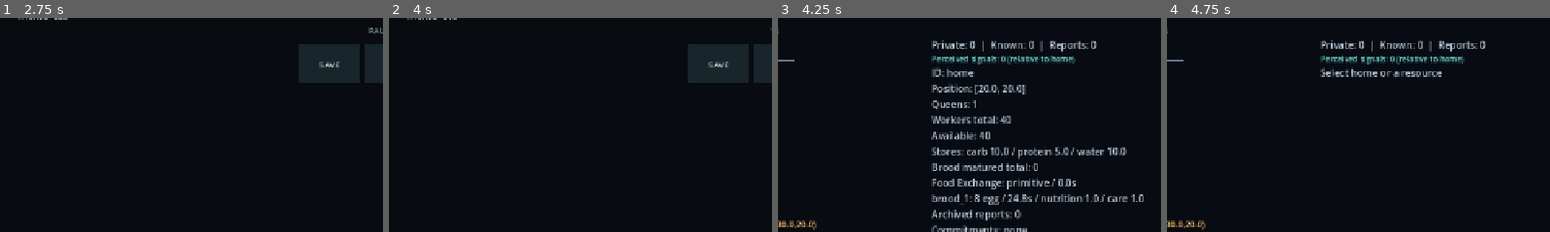
Above: before the commit, frames 1-4 (left to right).
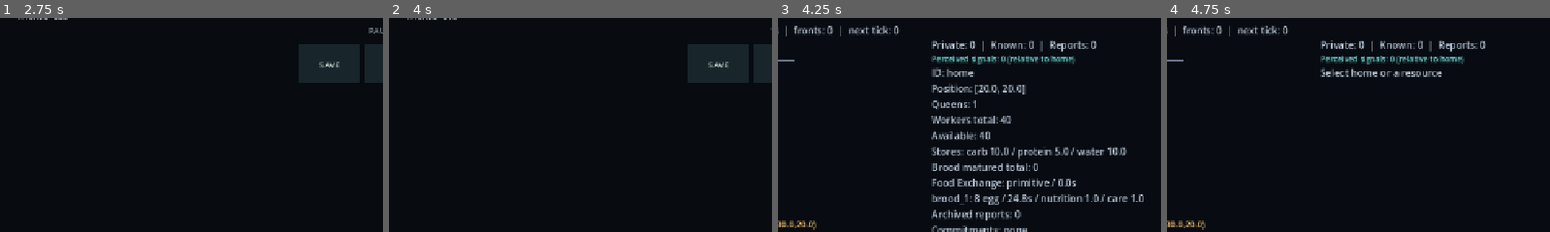
Above: after the commit, the same moments.

Repository: tellesus/Antzenpile
Game: Godot game, scene res://scenes/main/main.tscn
The game is run twice, just before and just after one commit, with the same random seed, the same clock (stepped at 60 frames per second) and the same inputs.
Inputs (mouse positions are % of the whole screen's width and height, from its top left):
- Up to frame 1 (2.75 s): tap Enter at 0.5, 2 s; move the mouse to (72, 45) at 0.52 s; press the mouse at (72, 45) at 0.53 s; release the mouse at (72, 45) at 1.25 s; tap Space (pause) at 1.25 s; drag from (29, 55) to (45, 70) at 1.27 s; move the mouse to (60, 27) at 2.02 s; hold 3 (time_16) from 2.03 s (still down); click (60, 27) at 2.3 s
- Up to frame 2 (4 s): release 3 (time_16) at 2.75 s; tap Space (pause) at 2.75 s; drag from (45, 70) to (19, 34) at 2.77 s; tap Enter at 3.5 s; move the mouse to (80, 65) at 3.52 s; press the mouse at (80, 65) at 3.53 s
- Up to frame 3 (4.25 s): tap F3 (debug_world) at 4.15 s
- Up to frame 4 (4.75 s): release the mouse at (80, 65) at 4.25 s; drag from (19, 34) to (34, 24) at 4.27 s
The pictures show only the part of the screen within x 44-94%, y 4-54%; the shares and areas given below are measured in that part.

Frames 1-2 are identical in both runs. In frame 3, 0.5% of the frame differs, in the area x 2-32%, y 3-9%; in frame 4, 0.5%.

Commit message:
task 035: recur rain after the first front

Diff:
--- a/data/weather/default_rain.tres
+++ b/data/weather/default_rain.tres
@@ -6,6 +6,7 @@
 script = ExtResource("rain")
 duration_seconds = 60.0
 water_per_second = 0.05
+dry_interval_ticks = 2400
 exposed_chemical_half_life_seconds = 12.0
 minimum_successful_workers = 5
 sheltered_max_exposure = 0.25
--- a/src/core/run_state.gd
+++ b/src/core/run_state.gd
@@ -128,7 +128,7 @@
 	if not data.trails is Dictionary or not restored_trails.restore(data.trails, restored_colony, restored_knowledge, restored_world):
 		return false
 	var restored_rain := Rain.new()
-	if not data.rain is Dictionary or not restored_rain.restore(data.rain):
+	if not data.rain is Dictionary or not restored_rain.restore(data.rain, restored_clock.tick_count):
 		return false
 	if not data.clock is Dictionary or not clock.restore(data.clock):
 		return false
--- a/src/debug/debug_world_view.gd
+++ b/src/debug/debug_world_view.gd
@@ -62,7 +62,7 @@
 	draw_rect(Rect2(Vector2.ZERO, size), Color("080c12"))
 	_label(Vector2(24, 34), "DEBUG: WORLD TRUTH", Color("ffd183"), 24)
 	var data: Dictionary = model.snapshot
-	_label(Vector2(24, 62), "Seed %s  |  time %.2fs  |  %sx  |  paused: %s  |  rain: %s / %.0fs" % [data.seed, data.clock.time, data.clock.scale, data.clock.paused, data.rain.phase, data.rain.elapsed_seconds])
+	_label(Vector2(24, 62), "Seed %s  |  time %.2fs  |  %sx  |  paused: %s  |  rain: %s / %.0fs  |  fronts: %d  |  next tick: %s" % [data.seed, data.clock.time, data.clock.scale, data.clock.paused, data.rain.phase, data.rain.elapsed_seconds, data.rain.fronts_completed, data.rain.next_start_tick])
 	_label(Vector2(24, 86), "F3 hide  |  select a marker  |  meters: east +x, south +y")
 	var carried: int = 0
 	for scout: Dictionary in data.scouts:
--- a/src/sim/weather/rain_config.gd
+++ b/src/sim/weather/rain_config.gd
@@ -3,6 +3,7 @@
 
 @export var duration_seconds: float = 60.0
 @export var water_per_second: float = 0.05
+@export_range(1, 1000000, 1) var dry_interval_ticks: int = 2400
 @export var exposed_chemical_half_life_seconds: float = 12.0
 @export var minimum_successful_workers: int = 5
 @export_range(0.0, 1.0) var sheltered_max_exposure: float = 0.25
--- a/src/sim/weather/rain_state.gd
+++ b/src/sim/weather/rain_state.gd
@@ -1,17 +1,20 @@
 class_name RainState
 extends RefCounted
-## One slice event; all time is simulated fixed-tick time.
+## First front waits for established traffic; later fronts follow saved clock ticks.
 
 const CONFIG = preload("res://data/weather/default_rain.tres")
 var phase: String = "waiting"
 var elapsed_seconds: float = 0.0
+var fronts_completed: int = 0
+var next_start_tick: int = 0
 
 
 func to_dict() -> Dictionary:
-	return {"phase": phase, "elapsed_seconds": elapsed_seconds}
+	return {"phase": phase, "elapsed_seconds": elapsed_seconds,
+		"fronts_completed": fronts_completed, "next_start_tick": str(next_start_tick)}
 
 
-func restore(data: Dictionary) -> bool:
+func restore(data: Dictionary, current_tick: int = 0) -> bool:
 	if not data.has_all(["phase", "elapsed_seconds"]) or not data.phase is String or not data.phase in ["waiting", "raining", "finished"]:
 		return false
 	if not typeof(data.elapsed_seconds) in [TYPE_INT, TYPE_FLOAT] or not is_finite(float(data.elapsed_seconds)):
@@ -21,6 +24,15 @@
 		return false
 	if data.phase == "waiting" and elapsed != 0.0 or data.phase == "raining" and elapsed >= CONFIG.duration_seconds or data.phase == "finished" and elapsed != CONFIG.duration_seconds:
 		return false
+	var completed: Variant = data.get("fronts_completed", 1 if data.phase == "finished" else 0)
+	var next_tick_value: Variant = data.get("next_start_tick", str(current_tick + CONFIG.dry_interval_ticks) if data.phase == "finished" else "0")
+	if not typeof(completed) in [TYPE_INT, TYPE_FLOAT] or not is_finite(float(completed)) or completed < 0 or float(completed) != int(completed) or not next_tick_value is String or not next_tick_value.is_valid_int() or str(next_tick_value.to_int()) != next_tick_value:
+		return false
+	var next_tick: int = next_tick_value.to_int()
+	if next_tick < 0 or (data.phase == "waiting" and (completed != 0 or next_tick != 0)) or (data.phase == "raining" and next_tick != 0) or (data.phase == "finished" and (completed < 1 or next_tick <= current_tick)):
+		return false
 	phase = data.phase
 	elapsed_seconds = elapsed
+	fronts_completed = completed
+	next_start_tick = next_tick
 	return true
--- a/src/sim/weather/rain_system.gd
+++ b/src/sim/weather/rain_system.gd
@@ -15,7 +15,12 @@
 func tick(delta: float) -> void:
 	var state: RainState = _run.rain
 	if state.phase == "finished":
-		return
+		if _run.clock.tick_count < state.next_start_tick:
+			return
+		state.phase = "raining"
+		state.elapsed_seconds = 0.0
+		state.next_start_tick = 0
+		rain_started.emit()
 	if state.phase == "waiting":
 		var sheltered: bool = false
 		var exposed: bool = false
@@ -39,3 +44,5 @@
 	state.elapsed_seconds = next_elapsed
 	if state.elapsed_seconds >= CONFIG.duration_seconds:
 		state.phase = "finished"
+		state.fronts_completed += 1
+		state.next_start_tick = _run.clock.tick_count + CONFIG.dry_interval_ticks
--- a/tests/run_tests.gd
+++ b/tests/run_tests.gd
@@ -27,6 +27,7 @@
 	preload("res://tests/test_food_exchange.gd"),
 	preload("res://tests/test_music.gd"),
 	preload("res://tests/test_rain.gd"),
+	preload("res://tests/test_recurring_rain.gd"),
 	preload("res://tests/test_ecology.gd"),
 	preload("res://tests/test_temporary_resource.gd"),
 	preload("res://tests/test_recurrence_evidence.gd"),
--- /dev/null
+++ b/tests/test_recurring_rain.gd
@@ -0,0 +1,109 @@
+extends RefCounted
+
+const Controller = preload("res://src/core/simulation_controller.gd")
+const Root = preload("res://src/core/game_root.gd")
+
+
+func run(test: Object) -> bool:
+	var game := Controller.new(3020)
+	var starts: Array[int] = []
+	game.rain.rain_started.connect(func() -> void: starts.append(1))
+	test.check(game.dispatch_scout("home", 0.0) and game.dispatch_scout("home", PI), "Recurring-weather fixture dispatches east and west scouts")
+	game.advance(100.0)
+	test.check(game.create_trail("home", "known:carb_exposed"), "Exposed route starts the weather fixture")
+	game.advance(22.0)
+	test.check(game.create_trail("home", "known:carb_sheltered"), "Sheltered route completes the weather fixture")
+	test.check(_until(game, func() -> bool: return game.run.rain.phase == "raining", 60.0), "Established routes trigger the first front")
+	test.check(starts.size() == 1 and game.run.rain.fronts_completed == 0, "First front starts once")
+	test.check(game.set_trail_workers("route_1", 0) and game.set_trail_workers("route_2", 0), "Player recalls both routes before the later front")
+	test.check(_until(game, func() -> bool: return game.run.rain.phase == "finished", 80.0), "First front finishes after sixty simulated seconds")
+	var first_finish_tick: int = game.run.clock.tick_count
+	var next_tick: int = game.run.rain.next_start_tick
+	test.check(game.run.rain.fronts_completed == 1 and next_tick == first_finish_tick + 2400, "Finished front schedules a later physical weather event")
+	var old: Dictionary = JSON.parse_string(JSON.stringify(game.run.to_dict(), "", true, true))
+	old.rain.erase("fronts_completed")
+	old.rain.erase("next_start_tick")
+	var legacy := Controller.new()
+	test.check(legacy.restore_snapshot(old) and legacy.run.rain.fronts_completed == 1 and legacy.run.rain.next_start_tick == first_finish_tick + 2400, "Older finished version-5 save starts a fresh dry interval")
+	var bad: Dictionary = game.run.to_dict()
+	bad.rain.next_start_tick = str(first_finish_tick)
+	var stable: Dictionary = game.run.to_dict()
+	test.check(not game.restore_snapshot(bad) and game.run.to_dict() == stable, "Due or past rain tick rejects atomically on restore")
+	bad = stable.duplicate(true)
+	bad.rain.fronts_completed = 0
+	test.check(not game.restore_snapshot(bad) and game.run.to_dict() == stable, "Finished weather without a completed front rejects atomically")
+	game.advance(float(next_tick - game.run.clock.tick_count - 1) * 0.25)
+	test.check(game.run.clock.tick_count == next_tick - 1 and game.run.rain.phase == "finished" and starts.size() == 1, "Dry interval holds to the last tick before recurrence")
+	var east: TrailSegmentState = game.run.trails.segments.segment_1
+	var west: TrailSegmentState = game.run.trails.segments.segment_2
+	east.pheromone_strength = 0.8
+	west.pheromone_strength = 0.8
+	east.route_familiarity = 0.6
+	west.route_familiarity = 0.6
+	var before_second: Dictionary = JSON.parse_string(JSON.stringify(game.run.to_dict(), "", true, true))
+	var copy := Controller.new()
+	test.check(copy.restore_snapshot(before_second), "Dry-boundary save restores exactly")
+	game.set_time_scale(4)
+	game.advance(0.0625)
+	game.set_time_scale(1)
+	copy.advance(0.25)
+	test.check(game.run.clock.tick_count == next_tick and game.run.rain.phase == "raining" and starts.size() == 2, "Second front starts at the authored fixed tick under 4×")
+	test.check(game.run.to_dict() == copy.run.to_dict(), "Second-front boundary continues exactly after reload")
+	var root := Root.new()
+	root.simulation = game
+	var status: Dictionary = root.outward_status("home")
+	test.check(status.rain_phase == "raining" and not status.has("next_start_tick") and not status.has("fronts_completed") and not status.has("weather_schedule"), "Normal OUTWARD gets weather state without the physical schedule")
+	root.free()
+	game.advance(10.0)
+	copy.advance(10.0)
+	test.check(east.pheromone_strength < west.pheromone_strength * 0.6 and is_equal_approx(east.route_familiarity, west.route_familiarity), "Later front again washes exposed chemistry while familiarity persists")
+	test.check(game.run.to_dict() == copy.run.to_dict(), "Mid-second-front continuation stays exact")
+	test.check(game.create_trail("home", "known:carb_exposed") and game.set_trail_workers("route_1", 8), "Player can recommit more labor to exposed route during later rain")
+	var traffic_before: int = east.traffic
+	game.advance(45.0)
+	test.check(east.traffic > traffic_before and game.run.colony.piles.home.workers.count("trail:route_1") == 8, "Recommitted workers rebuild traffic through recurring weather")
+	test.check(game.run.rain.phase == "raining" and game.run.rain.fronts_completed == 1, "Second rain has not ended early")
+	test.check(_until(game, func() -> bool: return game.run.rain.phase == "finished", 20.0), "Second front finishes after sixty simulated seconds")
+	test.check(game.run.rain.fronts_completed == 2 and game.run.rain.next_start_tick == game.run.clock.tick_count + 2400 and starts.size() == 2, "A third front is scheduled without duplicate second start")
+	test.check(game.run.colony.piles.home.workers.invariant_holds(), "Recurring weather and labor response conserve workers")
+	_test_exact_water_and_pause(test)
+	return true
+
+
+func _test_exact_water_and_pause(test: Object) -> void:
+	var game := Controller.new(3035)
+	game.run.colony.piles.home.brood_cohorts.clear()
+	game.run.rain.phase = "finished"
+	game.run.rain.elapsed_seconds = 60.0
+	game.run.rain.fronts_completed = 1
+	game.run.rain.next_start_tick = 2
+	var original: float = game.run.colony.piles.home.resources.water
+	game.advance(0.25)
+	test.check(game.run.rain.phase == "finished" and game.run.colony.piles.home.resources.water == original, "No water arrives before the next front")
+	game.toggle_pause()
+	var paused: Dictionary = game.run.to_dict()
+	game.advance(100.0)
+	test.check(game.run.to_dict() == paused, "Pause freezes the recurring front boundary")
+	game.toggle_pause()
+	game.advance(0.25)
+	test.check(game.run.rain.phase == "raining" and game.run.colony.piles.home.resources.water == original + 0.0125, "Later front deposits water steadily from its first tick")
+	game.advance(59.75)
+	test.check(game.run.rain.phase == "finished" and game.run.rain.fronts_completed == 2 and game.run.colony.piles.home.resources.water == original + 3.0, "Each complete front adds exactly three water without active brood")
+	for scale: int in [4, 16, 64]:
+		var fast := Controller.new(3035)
+		fast.run.colony.piles.home.brood_cohorts.clear()
+		fast.run.rain.phase = "finished"
+		fast.run.rain.elapsed_seconds = 60.0
+		fast.run.rain.fronts_completed = 1
+		fast.run.rain.next_start_tick = 1
+		fast.set_time_scale(scale)
+		fast.advance(60.0 / float(scale))
+		test.check(fast.run.rain.phase == "finished" and fast.run.rain.fronts_completed == 2 and fast.run.colony.piles.home.resources.water == original + 3.0, "Recurring front uses simulated time at %d×" % scale)
+
+
+func _until(game: SimulationController, predicate: Callable, limit_seconds: float) -> bool:
+	for step: int in int(limit_seconds / 0.25):
+		if predicate.call():
+			return true
+		game.advance(0.25)
+	return predicate.call()
Not shown, added: tests/test_recurring_rain.gd.uid
Not shown, changed: README.md
Not shown, changed: docs/ARCHITECTURE.md
Not shown, changed: docs/DATA_MODEL.md
Not shown, changed: docs/DECISIONS.md
Not shown, changed: docs/POST_SLICE_PLAN.md
Not shown, changed: docs/UI_RULES.md
Not shown, added: docs/tasks/035_recurring_environmental_pressure.md
